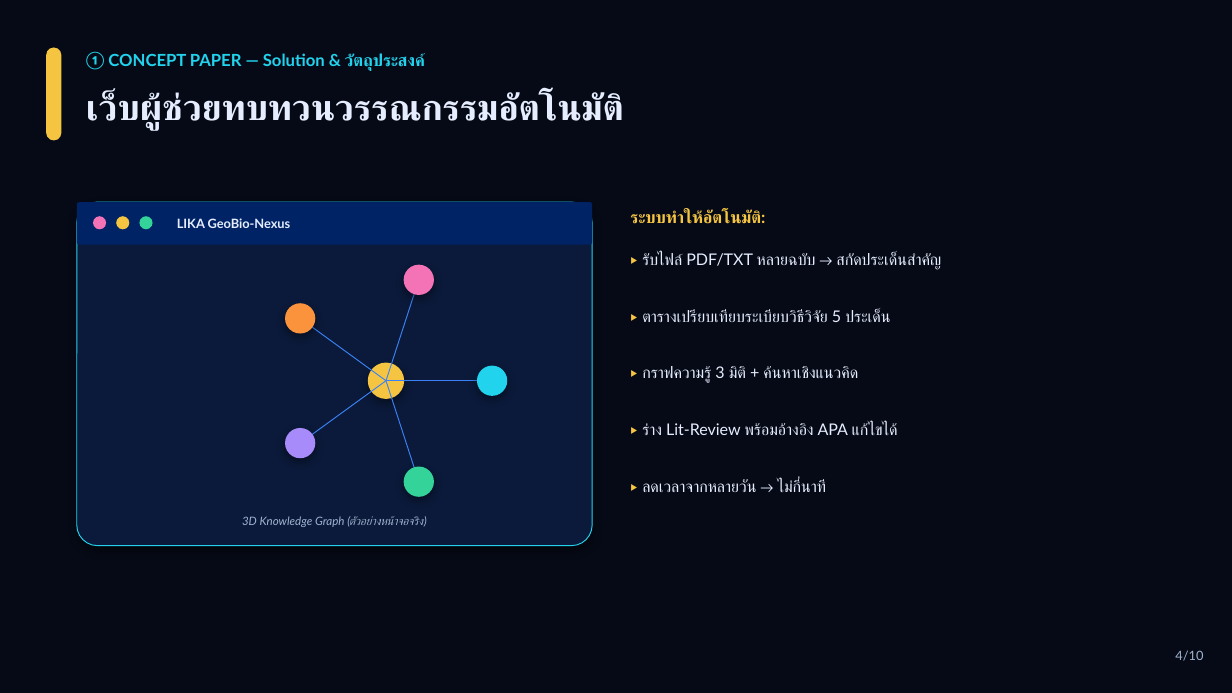
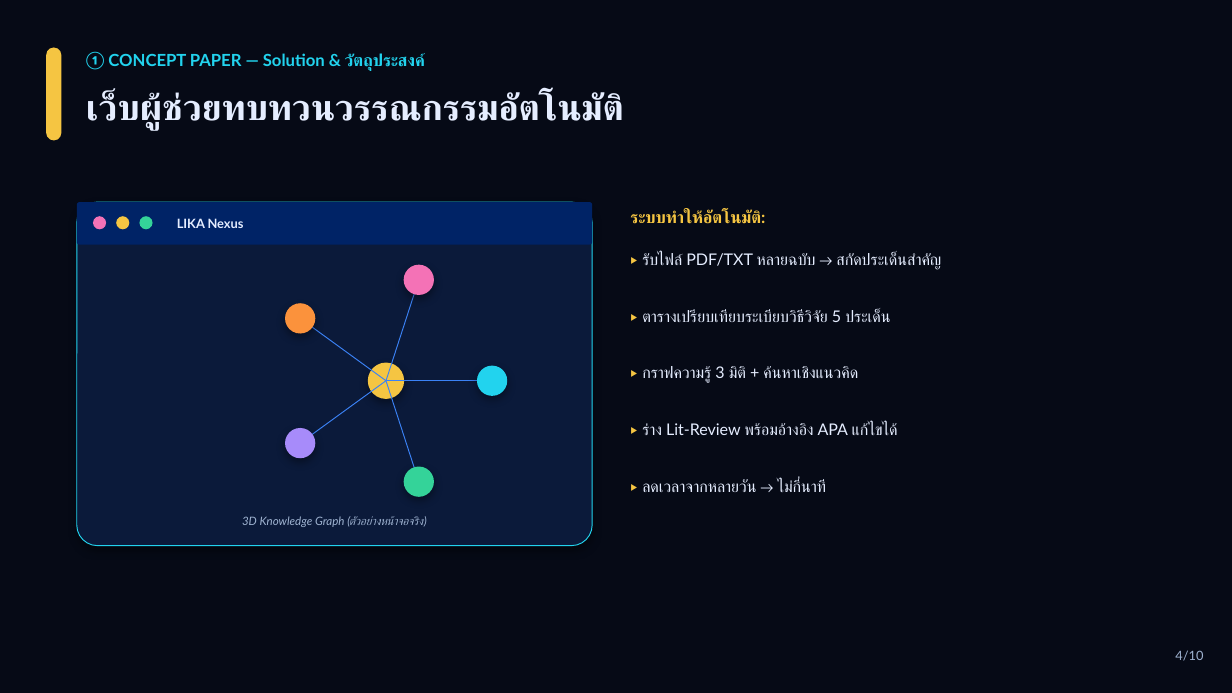
Before and after one commit to kanchanathsao-crypto/lika-lit-review-helper-, a slide deck: slide 4 of LIKA_Pitch_Deck.pptx. Drawn at 1232x693 pixels with LibreOffice and Linux fonts; fonts in the diff are those of the drawing. Boxes give left, top, right and bottom in pixels: in the first picture for what was removed or moved away, otherwise in the second. Text is boxed around its words. In the diff, an @@ line names an element or a change of style, - is before the commit and + after.

Commit message:
Update decks to LIKA Nexus branding and latest filename/links

```diff
--- a/LIKA_Pitch_Deck.pptx
+++ b/LIKA_Pitch_Deck.pptx
@@ text at box(177, 218, 244, 228): text changed @@
-LIKA GeoBio-Nexus
+LIKA Nexus
```
Also in this commit, not shown: 2 other slides changed, 2 other files.
